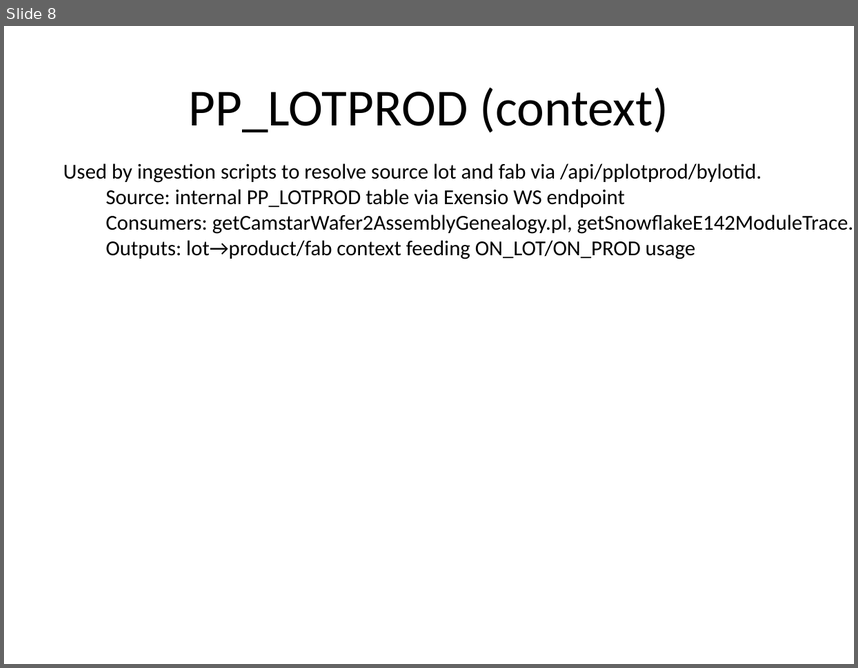
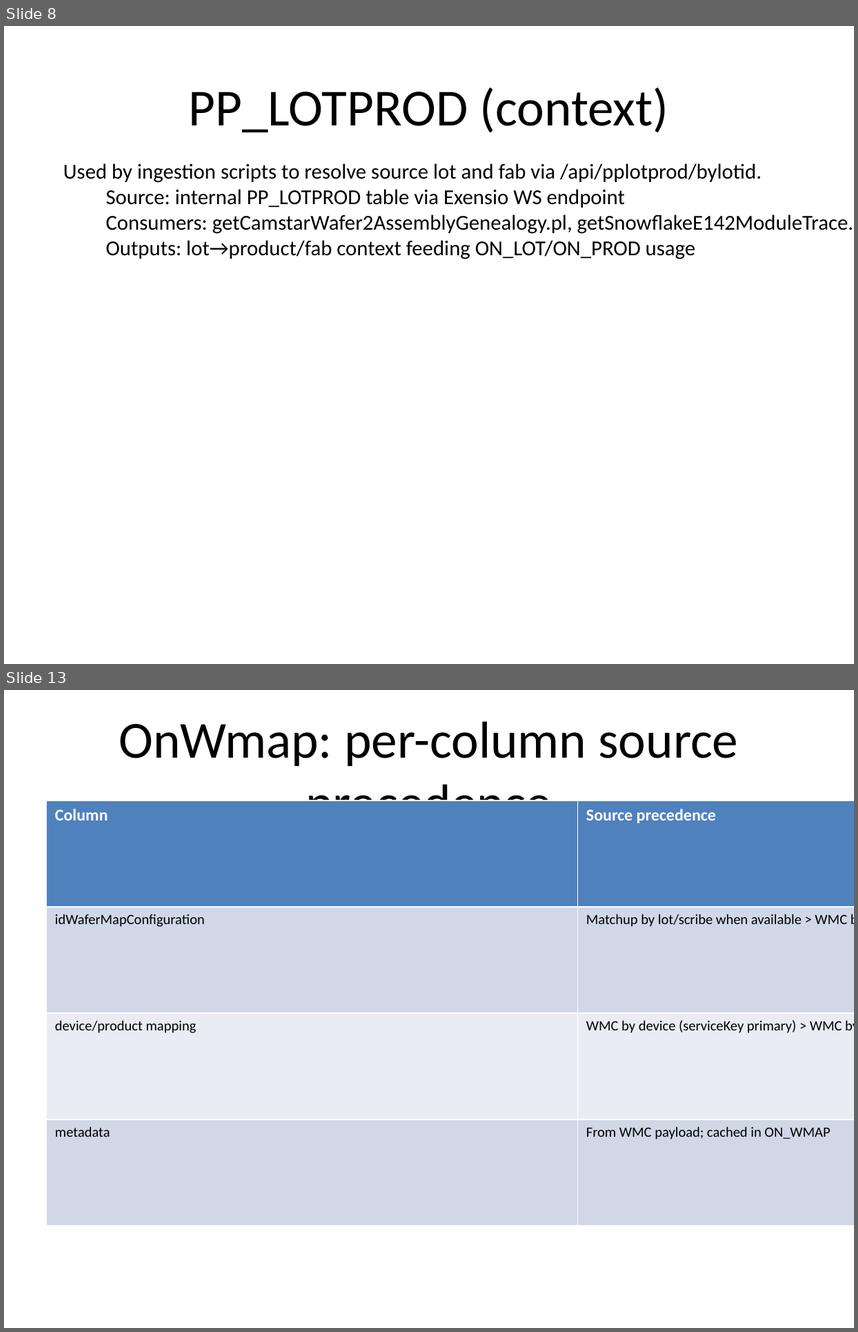
Before and after one commit to ejkorg/ert, a slide deck: docs/refb-endpoints-data-sources.pptx. Shown one above the other, each under a label of ours: slide 8 before the commit, slides 8 and 13 after it; the slides between them are not shown. The pictures are 858x668 and 858x1332 pixels, drawn with LibreOffice and Linux fonts; fonts in the diff are those of the drawing. Boxes give left, top, right and bottom in pixels: in the first picture for what was removed or moved away, otherwise in the second. Text is boxed around its words. In the diff, an @@ line names an element or a change of style, - is before the commit and + after.

Commit message:
Deck: add per-column source precedence slides for OnLot/OnProd/OnScribe/OnSlice/OnWmap

```diff
--- a/docs/refb-endpoints-data-sources.pptx
+++ b/docs/refb-endpoints-data-sources.pptx
@@ slide 13 added at box(4, 690, 854, 1328), background #FFFFFF @@
@@ title added at box(119, 721, 738, 801), 44 pt, text #000000 @@
+OnWmap: per-column source precedence
@@ table added at box(47, 800, 854, 1225), 4 rows, 2 columns @@
+Column | Source precedence
+idWaferMapConfiguration | Matchup by lot/scribe when available > WMC by config/product
+device/product mapping | WMC by device (serviceKey primary) > WMC by product (PCM fallback)
+metadata | From WMC payload; cached in ON_WMAP
```
Also in this commit, not shown: 4 other slides added, 1 other file.
